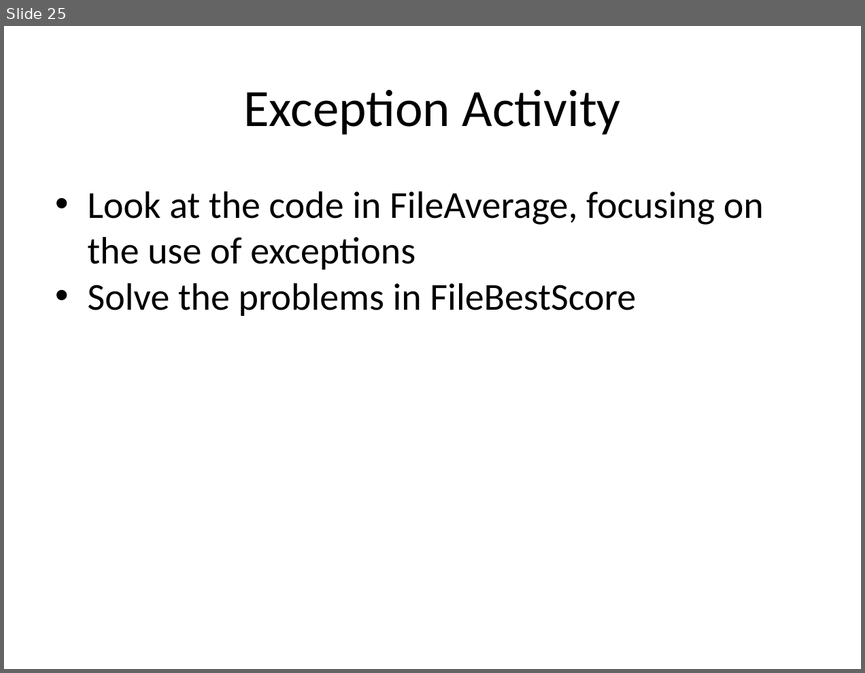
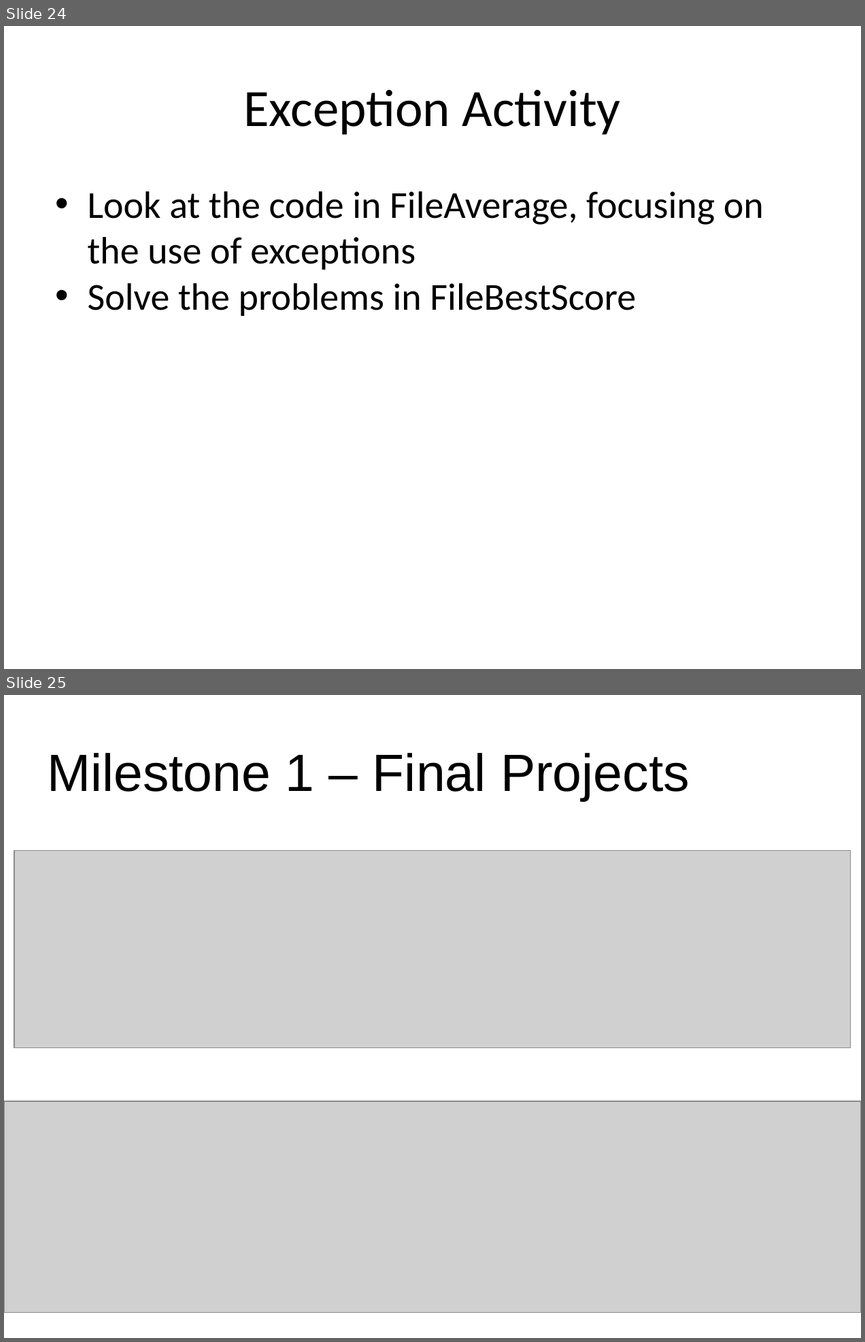
Before and after one commit to RHIT-CSSE/csse220, a slide deck: ClassMaterials/OOAndExceptions/Slides/OODFilesExceptions.pptx. Shown one above the other, each under a label of ours: slide 25 before the commit, slides 24 and 25 after it. The pictures are 865x673 and 865x1342 pixels, drawn with LibreOffice and Linux fonts; fonts in the diff are those of the drawing; grey boxes stand for pictures. Boxes give left, top, right and bottom in pixels: in the first picture for what was removed or moved away, otherwise in the second. Text is boxed around its words. In the diff, an @@ line names an element or a change of style, - is before the commit and + after.

```diff
--- a/ClassMaterials/OOAndExceptions/Slides/OODFilesExceptions.pptx
+++ b/ClassMaterials/OOAndExceptions/Slides/OODFilesExceptions.pptx
@@ slide 25 added at box(4, 695, 861, 1338), background #FFFFFF @@
@@ title added at box(47, 753, 689, 801), 44 pt, text #000000 @@
+Milestone 1 – Final Projects
@@ picture added at box(14, 850, 851, 1047) @@
@@ picture added at box(4, 1101, 861, 1312) @@
@@ what was slide 25 is now slide 24 @@
```
Also in this commit, not shown: 3 slides changed, 4 slides removed, 1 other file.
